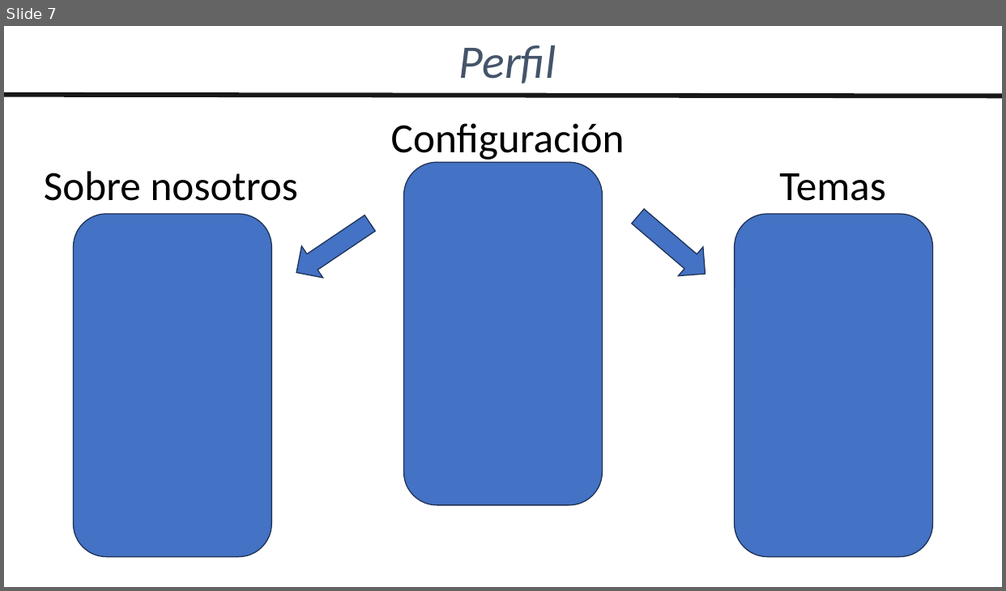
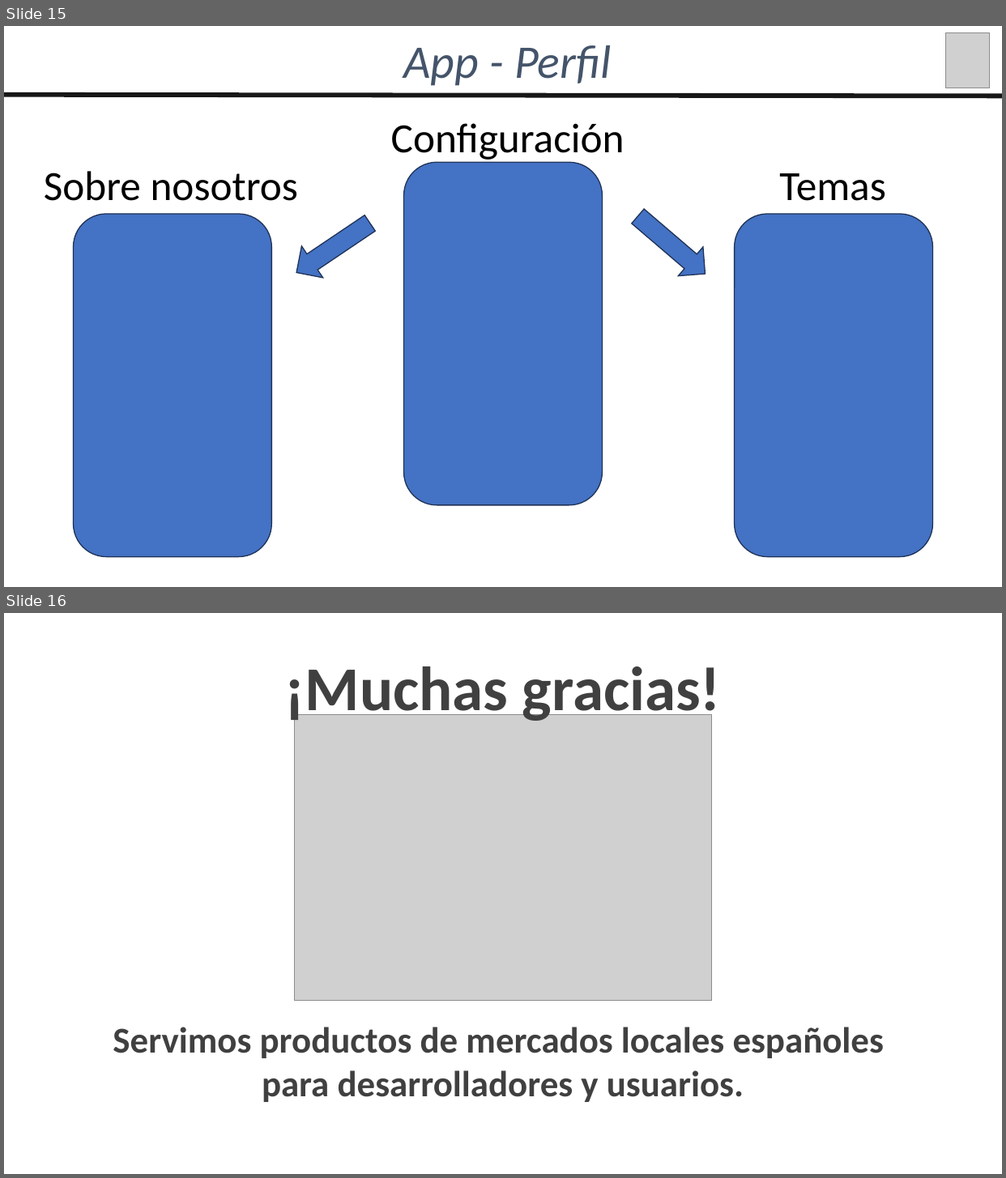
Before and after one commit to agchivite/Wewiza, a slide deck: 02_Documentacion/Presentacion_Wewiza.pptx. Shown one above the other, each under a label of ours: slide 7 before the commit, slides 15 and 16 after it. The pictures are 1006x591 and 1006x1178 pixels, drawn with LibreOffice and Linux fonts; fonts in the diff are those of the drawing; grey boxes stand for pictures. Boxes give left, top, right and bottom in pixels: in the first picture for what was removed or moved away, otherwise in the second. Text is boxed around its words. In the diff, an @@ line names an element or a change of style, - is before the commit and + after.

```diff
--- a/02_Documentacion/Presentacion_Wewiza.pptx
+++ b/02_Documentacion/Presentacion_Wewiza.pptx
@@ slide 16 added at [4,613,1002,1174], background #FFFFFF @@
@@ text added at [285,666,721,725], 60 pt, text #404040, bold @@
+¡Muchas gracias!
@@ picture added at [295,715,711,1000] @@
@@ text added at [113,1027,884,1102], 35 pt, text #404040, bold @@
+Servimos productos de mercados locales españoles
+para desarrolladores y usuarios.
@@ what was slide 7 is now slide 15 @@
@@ slide 15 changed as well @@
@@ text at [403,45,612,86]: text changed @@
-Perfil
+App - Perfil
@@ picture added at [946,32,989,88] @@
```
Also in this commit, not shown: 7 other slides changed, 7 other slides added, 2 slides removed.
